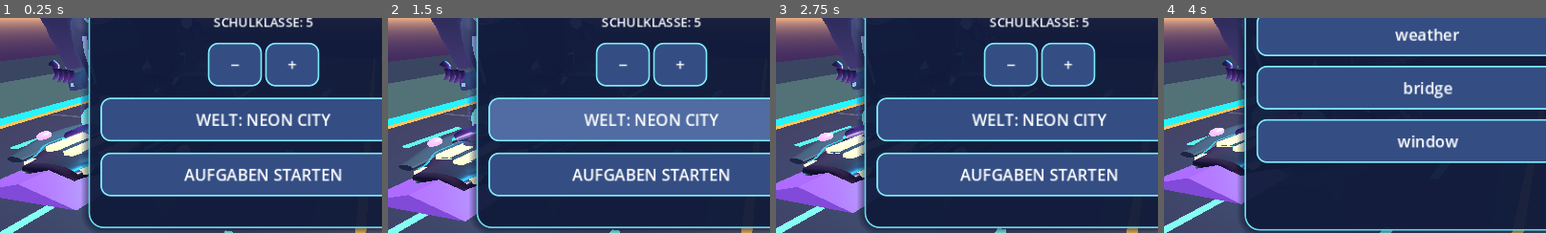
Above: before the commit, frames 1-4 (left to right).
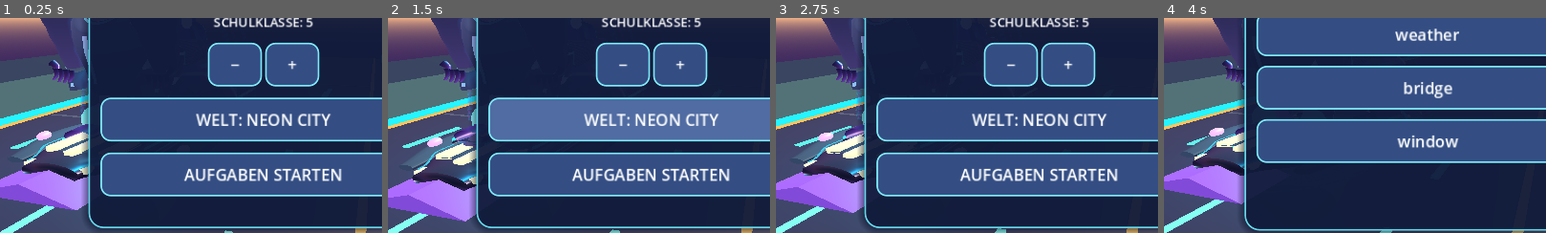
Above: after the commit, the same moments.

Repository: mtothek0703/learnquest-unity-web
Game: Godot game, scene res://main.tscn
Same seed, same stepped clock (60 frames per second), same inputs: the game is played once before the commit and once after it.
Inputs (mouse positions are % of the whole screen's width and height, from its top left):
- Up to frame 1 (0.25 s): no input
- Up to frame 2 (1.5 s): move the mouse to (72, 45) at 0.52 s; hold Right 0.53-1.25 s; hold Q 0.53-1.25 s; click (72, 45) at 0.67 s; tap Space at 0.77, 1.07 s; drag from (30, 55) to (45, 70) at 1.27 s
- Up to frame 3 (2.75 s): move the mouse to (60, 28) at 2.02 s; hold Right from 2.03 s (still down); hold R from 2.03 s (still down)
- Up to frame 4 (4 s): release Right at 2.75 s; release R at 2.75 s; drag from (45, 70) to (20, 35) at 2.77 s; move the mouse to (80, 65) at 3.52 s; hold Left from 3.53 s (still down); hold E from 3.53 s (still down); tap Space at 3.77 s
The pictures show only the part of the screen within x 16-66%, y 37-87%; the shares and areas given below are measured in that part.

The runs differ from the first frame. In frame 1, 0.2% of the frame differs, in the area x 2-18%, y 64-73%; in frame 2, 0.2%; in frame 3, 0.2%; in frame 4, 0.2%.

Commit message:
fix(godot): orient closed board end-cap normals outward

Diff:
--- a/godot/hoverboard_sculpted_hull.gd
+++ b/godot/hoverboard_sculpted_hull.gd
@@ -162,7 +162,7 @@
             var u := TAU * float(j) / float(RING_STEPS)
             var v := TAU * float(j + 1) / float(RING_STEPS)
             tool.set_color(Color("#101a34"))
-            tool.set_normal(Vector3.BACK if end == 0.0 else Vector3.FORWARD)
+            tool.set_normal(Vector3.FORWARD if end == 0.0 else Vector3.BACK)
             tool.add_vertex(Vector3(0.0, _shell_point(end, 0.0).y, lerpf(-1.37, 1.33, end)))
             _emit_shell(tool, end, v if end == 0.0 else u)
             _emit_shell(tool, end, u if end == 0.0 else v)
@@ -297,7 +297,7 @@
                 _wing_point(side, end, v if end == 0.0 else u),
                 _wing_point(side, end, u if end == 0.0 else v)]:
                 tool.set_color(Color("#20334e"))
-                tool.set_normal(Vector3.BACK if end == 0.0 else Vector3.FORWARD)
+                tool.set_normal(Vector3.FORWARD if end == 0.0 else Vector3.BACK)
                 tool.add_vertex(point)
     return tool.commit()
 
@@ -350,7 +350,7 @@
                 _thruster_point(side, end, v if end == 0.0 else u),
                 _thruster_point(side, end, u if end == 0.0 else v)]:
                 tool.set_color(Color("#101a34"))
-                tool.set_normal(Vector3.BACK if end == 0.0 else Vector3.FORWARD)
+                tool.set_normal(Vector3.FORWARD if end == 0.0 else Vector3.BACK)
                 tool.add_vertex(point)
     return tool.commit()
 
